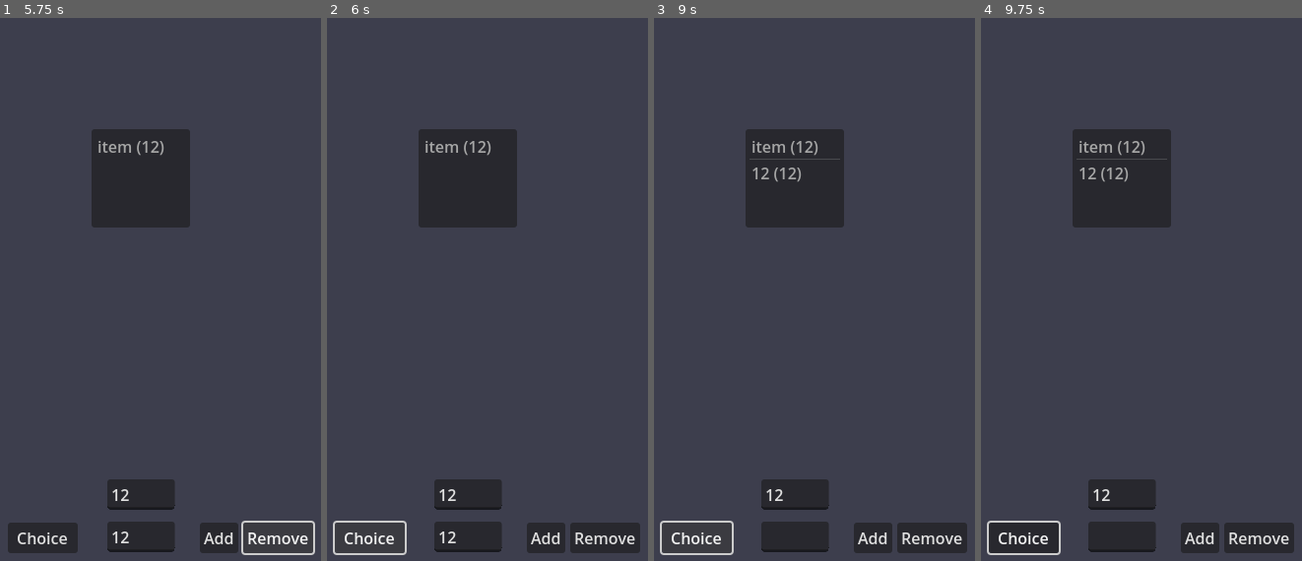
Above: before the commit, frames 1-4 (left to right).
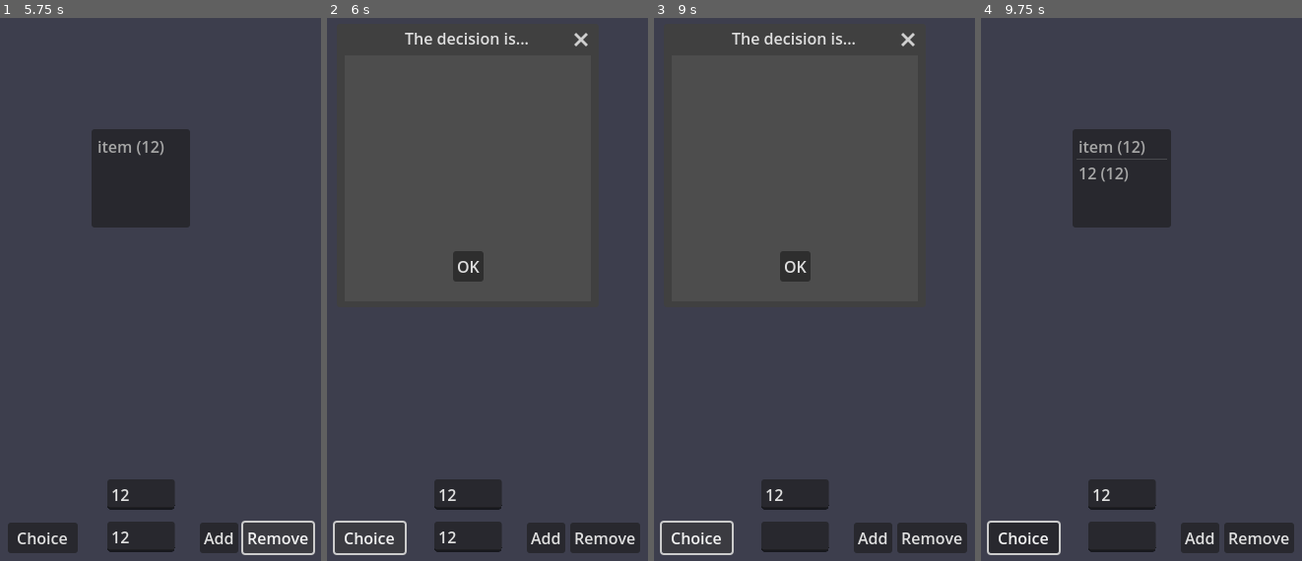
Above: after the commit, the same moments.

Repository: Nathaniel-Rabaya-CSUB/Habit-Tracker
Game: Godot game, scene res://control.tscn
The game is run twice, just before and just after one commit, with the same random seed, the same clock (stepped at 60 frames per second) and the same inputs.
Inputs (mouse positions are in pixels of both pictures, inside the frame that each line leads up to):
- Up to frame 1 (5.75 s): click "Choice" at 0.5 s; click "Add" at 1.25 s; click (141, 495) at 2.02 s; type "12" at 2.1 s; click "Remove" at 2.75 s; click "Add" at 3.5 s; click (141, 539) at 4.27 s; type "12" at 4.35 s; click "Remove" at 5 s
- Up to frame 2 (6 s): click "Choice" at 5.75 s
- Up to frame 3 (9 s): click (795, 267) at 6.5 s, where only the run after the commit has a clickable "OK"; click "Add" at 7.25 s; click "Remove" at 8 s; click "Choice" at 8.75 s
- Up to frame 4 (9.75 s): click (1122, 267) at 9.5 s, where only the run after the commit has a clickable "OK"

Frame 1 is identical in both runs. In frame 2, 6.4% of the frame differs, in the area x 24-82%, y 2-49%; in frame 3, 6.3%; in frame 4, nothing differs.

Commit message:
Added popup window

Diff:
--- a/control.gd
+++ b/control.gd
@@ -8,9 +8,10 @@
 @onready var option_edit = $ColorRect/option
 @onready var weight_edit = $ColorRect/weight
 @onready var list_container = $ColorRect/ScrollContainer/vContainer
+@onready var pop_up = $"Decision Pop Up"
 
 func _ready() -> void:
-	pass # skip over ready funciton
+	pass
 
 func _on_add_option_pressed() -> void: # function: add_button is pressed
 	create_new_item(option_edit.text, weight_edit.text) # create new item in list
@@ -47,10 +48,15 @@
 		print("Select an item to remove") # DEBUG
 		return
 
-func _on_choice_option_pressed() -> void:
+func _on_decide_option_pressed() -> void:
 	if list_container.item_count == 0: # check if list is empty
 		print("List is empty") # DEBUG
 		return
 
-	var randIdx = rng.randi_range(0, interalArray.size() - 1)
-	print("index: " + str(randIdx) + ": " + interalArray[randIdx])
+	var randIdx = rng.randi_range(0, interalArray.size() - 1) # identify random index
+	print("index: " + str(randIdx) + ": " + interalArray[randIdx]) # DEBUG
+
+	pop_up.show()
+
+func _on_ok_button_pressed() -> void:
+	pop_up.hide()
--- a/control.tscn
+++ b/control.tscn
@@ -97,7 +97,7 @@
 text = "Remove"
 metadata/_edit_use_anchors_ = true
 
-[node name="choice_option" type="Button" parent="ColorRect"]
+[node name="decide_option" type="Button" parent="ColorRect"]
 layout_mode = 1
 anchors_preset = -1
 anchor_left = 0.355625
@@ -112,6 +112,27 @@
 text = "Choice"
 metadata/_edit_use_anchors_ = true
 
+[node name="Decision Pop Up" type="Window" parent="."]
+title = "The decision is..."
+initial_position = 1
+size = Vector2i(250, 250)
+visible = false
+
+[node name="ok_button" type="Button" parent="Decision Pop Up"]
+anchors_preset = -1
+anchor_left = 0.5
+anchor_top = 1.0
+anchor_right = 0.5
+anchor_bottom = 1.0
+offset_left = -4.0
+offset_top = -8.0
+offset_right = 4.0
+offset_bottom = -20.0
+grow_horizontal = 2
+grow_vertical = 0
+text = "OK"
+
 [connection signal="pressed" from="ColorRect/add_option" to="." method="_on_add_option_pressed"]
 [connection signal="pressed" from="ColorRect/remove_option" to="." method="_on_remove_option_pressed"]
-[connection signal="pressed" from="ColorRect/choice_option" to="." method="_on_choice_option_pressed"]
+[connection signal="pressed" from="ColorRect/decide_option" to="." method="_on_decide_option_pressed"]
+[connection signal="pressed" from="Decision Pop Up/ok_button" to="." method="_on_ok_button_pressed"]
--- a/project.godot
+++ b/project.godot
@@ -19,3 +19,4 @@
 
 window/size/viewport_width=800
 window/size/viewport_height=800
+window/subwindows/embed_subwindows=false
